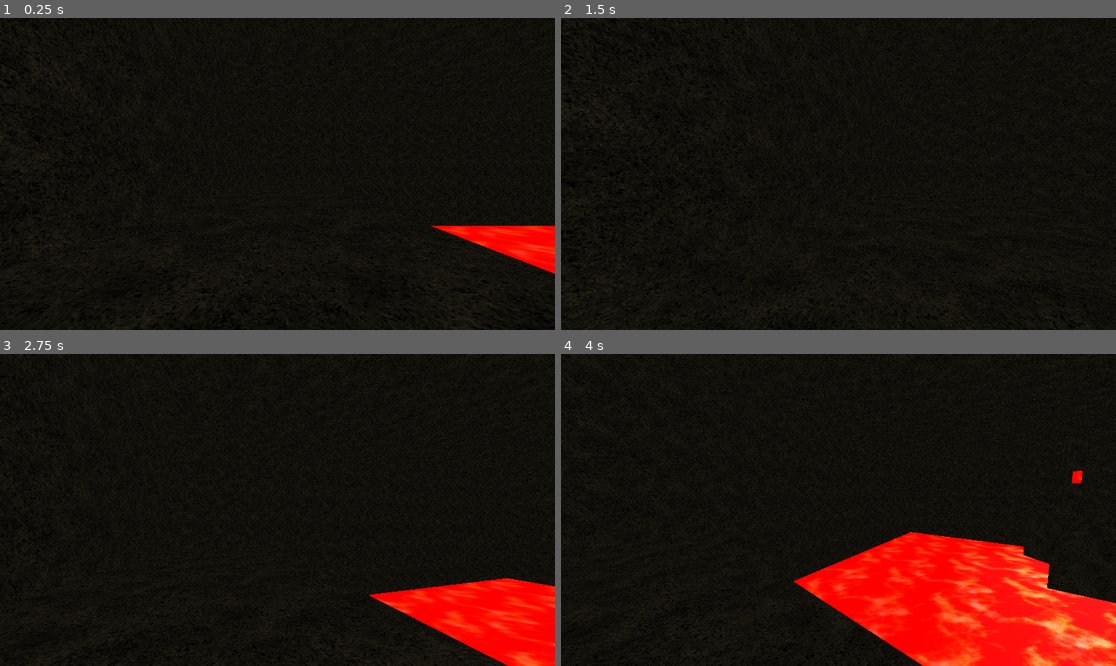
Above: before the commit, frames 1-4 (two rows, left to right).
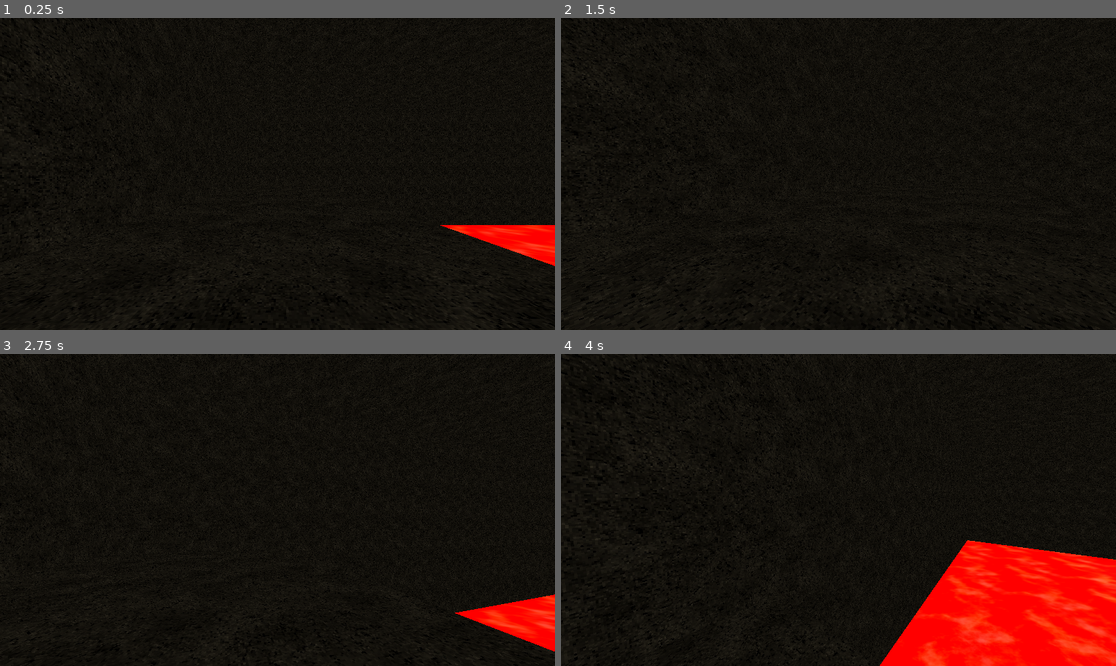
Above: after the commit, the same moments.

Repository: P3-J/jamjamjam
Game: Godot game, scene res://src/scenes/world.tscn
The game is run twice, just before and just after one commit, with the same random seed, the same clock (stepped at 60 frames per second) and the same inputs.
Inputs (mouse positions are in pixels of both pictures, inside the frame that each line leads up to):
- Up to frame 1 (0.25 s): no input
- Up to frame 2 (1.5 s): tap Enter at 0.5 s; move the mouse to (866, 174) at 0.52 s; hold W (up) from 0.53 s (still down); tap Space (jump) at 0.6, 0.77, 1.07, 1.35 s; click (866, 174) at 0.67 s; move the mouse to (810, 174) at 1.27 s
- Up to frame 3 (2.75 s): keep holding W (up); tap Space (jump) at 1.52, 1.82, 2.1 s; move the mouse to (288, 503) at 2.02 s
- Up to frame 4 (4 s): keep holding W (up); move the mouse to (832, 516) at 2.77 s; tap Space (jump) at 2.85, 3.02, 3.32, 3.6, 3.77 s; click (832, 516) at 2.92 s; move the mouse to (877, 513) at 3.52 s

The runs differ from the first frame. In frame 1, 1.5% of the frame differs, in the area x 0-100%, y 0-100%; in frame 2, 1.1%; in frame 3, 5.7%; in frame 4, 14%.

Commit message:
movement better, epic

Diff:
--- a/src/scenes/player.tscn
+++ b/src/scenes/player.tscn
@@ -4,7 +4,7 @@
 
 [sub_resource type="CapsuleMesh" id="CapsuleMesh_cyvha"]
 
-[sub_resource type="CapsuleShape3D" id="CapsuleShape3D_oqcdt"]
+[sub_resource type="BoxShape3D" id="BoxShape3D_gkg3u"]
 
 [node name="player" type="CharacterBody3D"]
 script = ExtResource("1_ve44u")
@@ -13,10 +13,19 @@
 mesh = SubResource("CapsuleMesh_cyvha")
 
 [node name="playershape" type="CollisionShape3D" parent="."]
-shape = SubResource("CapsuleShape3D_oqcdt")
+transform = Transform3D(1, 0, 0, 0, 1, 0, 0, 0, 1, 0, -0.359996, 0)
+shape = SubResource("BoxShape3D_gkg3u")
 
 [node name="head" type="Node3D" parent="."]
 transform = Transform3D(1, 0, 0, 0, 1, 0, 0, 0, 1, 0, 0.818411, 0)
 
 [node name="Camera3D" type="Camera3D" parent="head"]
 fov = 80.0
+
+[node name="utils" type="Node" parent="."]
+
+[node name="jump_timer" type="Timer" parent="utils"]
+wait_time = 0.2
+one_shot = true
+
+[connection signal="timeout" from="utils/jump_timer" to="." method="_on_jump_timer_timeout"]
--- a/src/scripts/player.gd
+++ b/src/scripts/player.gd
@@ -1,17 +1,64 @@
 extends CharacterBody3D
+@onready var head: Node3D
+@onready var jump_timer: Timer
 
-var speed = 5.0
+var speed = 10.0
 var jump_speed = 10.0
-var gravity = -30.0
+var gravity = -25.0
 var max_fall_speed = -60.0
 
 var mouse_sensitivity = 0.01
-@onready var head: Node3D
 var y_rotation = 0.0
+
+var can_still_jump: bool = true
+var jumped: bool = false
+
 
 func _ready() -> void:
     head = get_node("head")
+    jump_timer = get_node("utils/jump_timer")
+
     Input.set_mouse_mode(Input.MOUSE_MODE_CAPTURED)
+
+
+func _physics_process(delta: float) -> void:
+    var direction := Vector3()
+
+    direction = _player_movement(direction)
+    direction = direction.normalized()
+
+    velocity.x = direction.x * speed
+    velocity.z = direction.z * speed
+    velocity = global_transform.basis * velocity
+
+    if is_on_floor():
+        # reset the ability to jump.
+        if (!jump_timer.is_stopped()):
+            jump_timer.stop()
+            can_still_jump = true
+
+        jumped = false
+
+    if Input.is_action_just_pressed("jump") and not jumped and can_still_jump:
+        jumped = true
+        velocity.y = jump_speed
+        can_still_jump = false
+
+
+    if not is_on_floor():
+
+        if (jump_timer.is_stopped()):
+            jump_timer.start()
+
+        velocity.y += gravity * delta
+        if velocity.y < max_fall_speed:
+            velocity.y = max_fall_speed
+
+    move_and_slide()
+
+    if is_on_floor() and velocity.y < 0:
+        velocity.y = 0
+
 
 func _input(event: InputEvent) -> void:
     if event is InputEventMouseMotion:
@@ -20,9 +67,8 @@
         y_rotation = clamp(y_rotation - event.relative.y * mouse_sensitivity, -1.5, 1.0)
         head.rotation.x = y_rotation
 
-func _physics_process(delta: float) -> void:
-    var direction := Vector3()
 
+func _player_movement(direction: Vector3) -> Vector3:
     if Input.is_action_pressed("up"):
         direction.z -= 1
     if Input.is_action_pressed("down"):
@@ -32,21 +78,9 @@
     if Input.is_action_pressed("right"):
         direction.x += 1
 
-    direction = direction.normalized()
+    return direction
 
-    velocity.x = direction.x * speed
-    velocity.z = direction.z * speed
-    velocity = global_transform.basis * velocity
 
-    if Input.is_action_just_pressed("jump") and is_on_floor():
-        velocity.y = jump_speed
-
-    if not is_on_floor():
-        velocity.y += gravity * delta
-        if velocity.y < max_fall_speed:
-            velocity.y = max_fall_speed
-
-    move_and_slide()
-
-    if is_on_floor() and velocity.y < 0:
-        velocity.y = 0
+func _on_jump_timer_timeout() -> void:
+    print("epic")
+    can_still_jump = false
